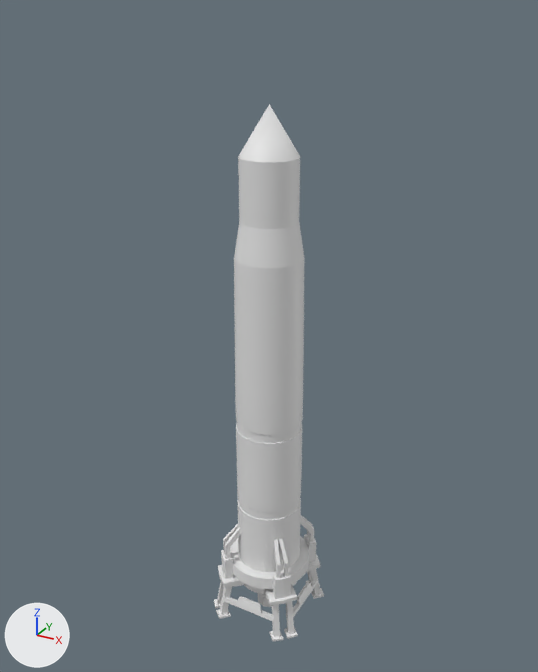
A saved change to the Blender file Assets/_Project/Content/Rocket/rocket.blend.
Rendered twice from a camera (50 mm lens) standing at (9.38, -17.08, 18.19) and looking at (-0.15, 0.25, 9.52). The lights are fixed; the arrows at lower left show +X, +Y and +Z.

In view in the first picture: 'rocket', 'rocket_landing_gear'.
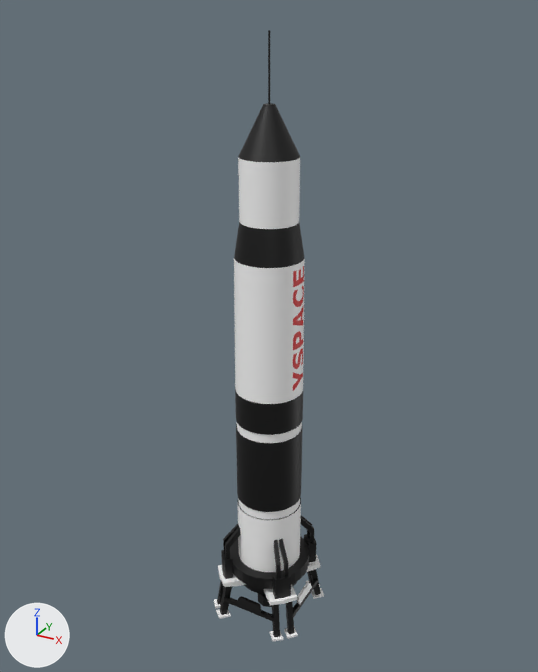
Boxes [x1, y1, x2, y2] around the edits, measured in the pictures (538 x 672 px):
'rocket', reshaped (15% taller): before [234, 104, 305, 594]; after [234, 30, 305, 594]
'rocket_landing_gear', recoloured, surface changed (grey to black): [214, 515, 324, 641] in both
part 1 of me_cylinder, built on: before [238, 104, 300, 162]; after [238, 30, 300, 162]
part 2 of me_cylinder, recoloured: [234, 157, 305, 594] in both

Patch to the scene script:
```diff
--- a/Assets/_Project/Content/Rocket/rocket.blend.py
+++ b/Assets/_Project/Content/Rocket/rocket.blend.py
@@ img_rocket_texture_png @@
+img_rocket_texture_png = load_image('rocket_texture.png', 'Materials/rocket_texture.png', 1024, 1024, 'sRGB')
@@ mat_material_001 @@
+mat_material_001 = principled_material('Material.001')
+mat_material_001.texture = img_rocket_texture_png
@@ me_cylinder @@
 # used by ob_rocket; location = (0.0, 0.0, 0.0); rotation_euler = (1.571, 0.0, 0.0), in degrees (90, 0, 0)
-me_cylinder.from_pydata(...)  # 449 vertices, 449 faces; spans x -1.0..1.0, y 1.1..16.0, z -1.0..1.0
+me_cylinder.from_pydata(...)  # 544 vertices, 514 faces; spans x -1.0..1.0, y 1.1..17.71, z -1.0..1.0
+# me_cylinder part 1
+# 1 vertex is removed from x 0.0, y 16.0, z 0.0
+# 32 faces are deleted
+# 64 vertices are added at x -0.15..0.15, y 16.0, z -0.15..0.15
+# 32 new vertices lie (0.0, 1.71, 0.0) away from vertices in x -0.03..0.03, y 16.0, z -0.03..0.03
+# 97 new faces join them
+# me_cylinder part 2: 417 faces spanning x -1.0..1.0, y 1.1..14.7, z -1.0..1.0 switch from no material to mat_material_001 (picture img_rocket_texture_png)
@@ me_circle @@
 me_circle.from_pydata(...)  # 152 vertices, 152 faces; spans x 0.0..1.57, y -0.01..3.35, z 0.0..1.57
 # used by ob_rocket_landing_gear; location = (0.0, 0.0, 0.0); rotation_euler = (1.571, 0.0, 0.0), in degrees (90, 0, 0)
+# me_circle part 3: texture (UV) coordinates of 152 of 152 faces, centred in x 0.08..1.46, y -0.01..3.3, z 0.08..1.46, changed; they spanned u 0.0..0.0, v 0.0..0.0 and now span u 0.09..0.22, v 0.88..0.89
+me_circle.materials.append(mat_material_001)  # picture img_rocket_texture_png
```
